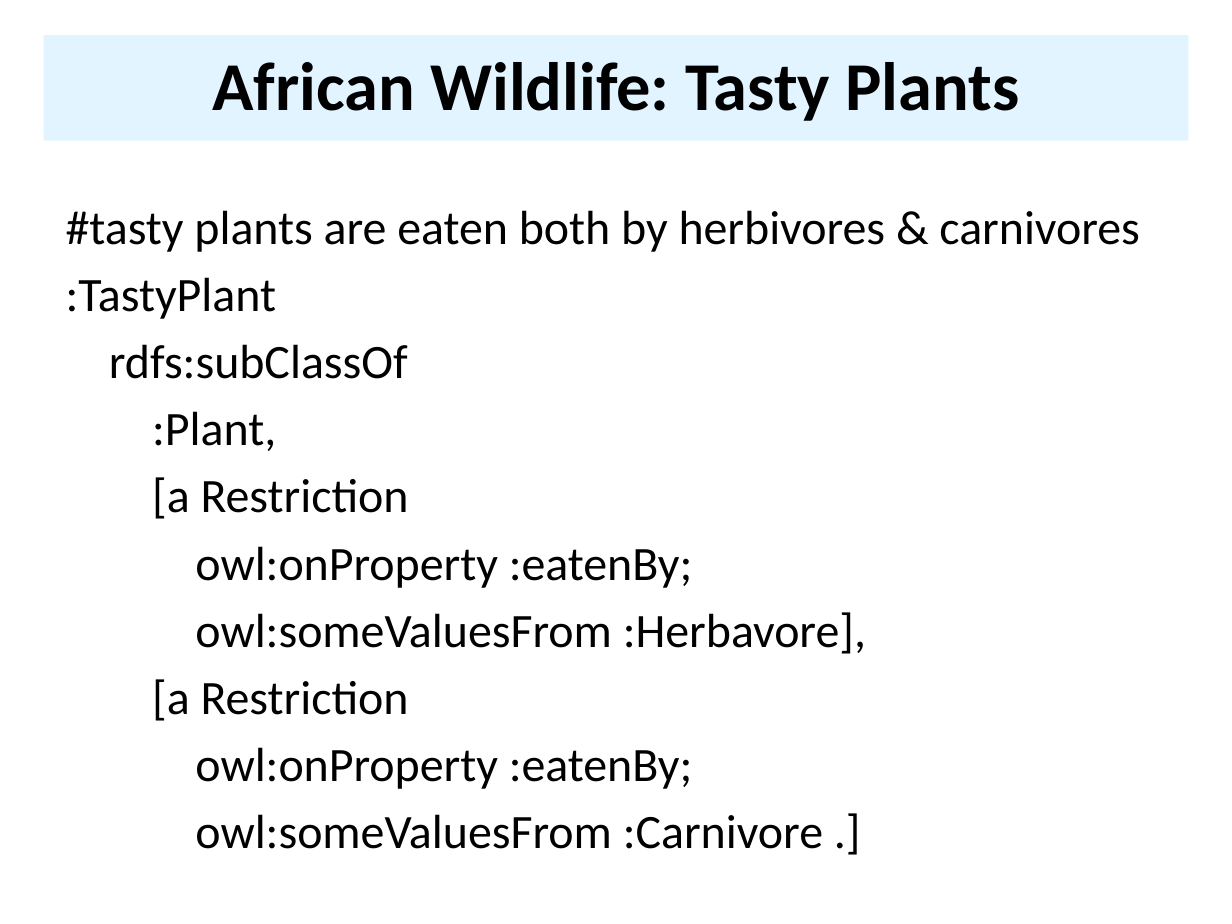
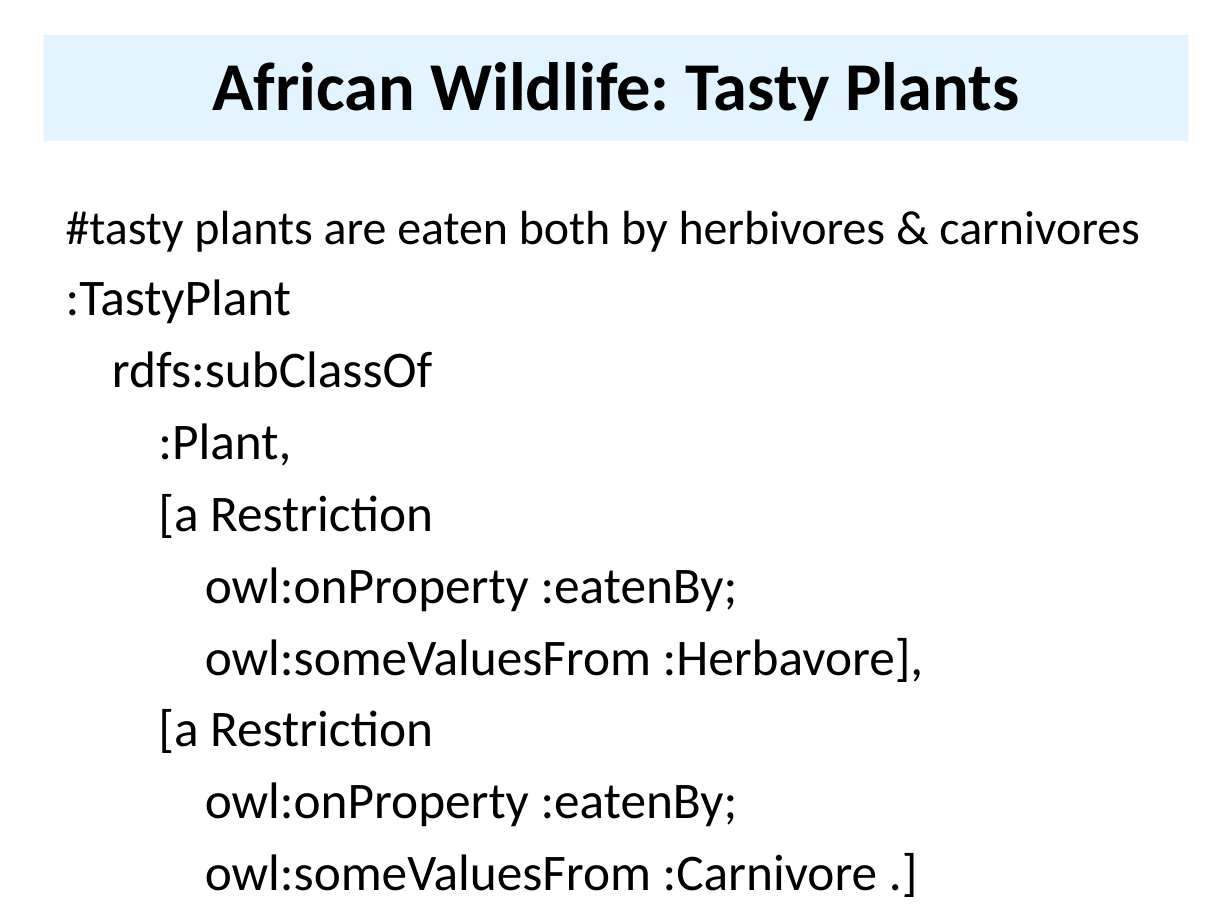
Before and after one commit to UMBC-CMSC-491-691-F19-Knowledge-Graphs/class_material, a slide deck: slide 86 of notes/07_owl/07OWL.pptx (slide 87 before the commit). Drawn at 1232x924 pixels with LibreOffice and Linux fonts; fonts in the diff are those of the drawing. Boxes give left, top, right and bottom in pixels: in the first picture for what was removed or moved away, otherwise in the second. Text is boxed around its words. In the diff, an @@ line names an element or a change of style, - is before the commit and + after.

```diff
--- a/notes/07_owl/07OWL.pptx
+++ b/notes/07_owl/07OWL.pptx
@@ text at (66,279,924,891): size 28 to 30 pt in ":TastyPlant", "rdfs:subClassOf", ":Plant,", "[a Restriction" and 5 more places @@
```
Also in this commit, not shown: 12 other slides changed, 1 slide removed, 2 other files.
